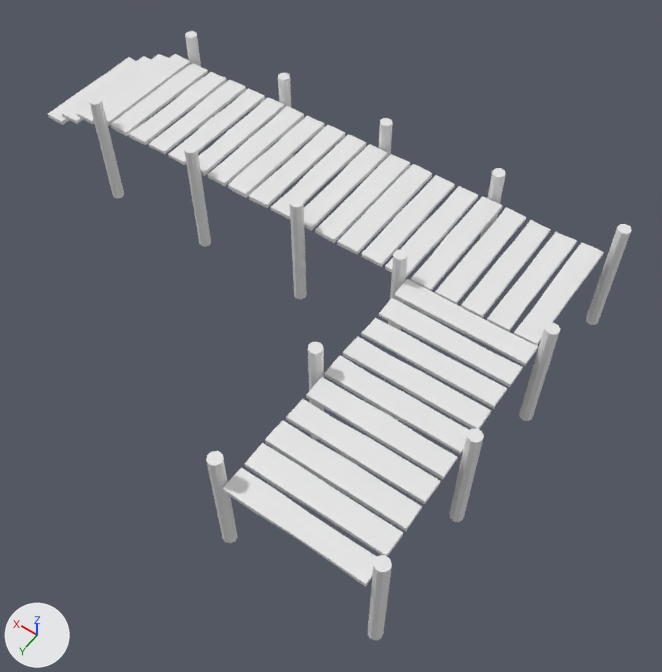
One commit to the FBX model KRON/Assets/Rendering/Models/Decorum/ponton.fbx: the scene before it, then after it.
The view is the same before and after, from a camera (50 mm lens) standing at (-2.24, 8.53, 10.57) and looking at (2.66, 1.68, -0.2). Lighting does not change. The marker at lower left points along +X, +Y and +Z.

Script lines for the objects in view, before the commit:
```python
me_escalier = bpy.data.meshes.new('Escalier')
me_escalier.from_pydata(...)  # 120 vertices, 114 faces; spans x 8.0..9.16, y -1.04..0.98, z 0.38..0.85
me_escalier.materials.append(mat_kron)  # white #e7e7e7
me_ponton1 = bpy.data.meshes.new('Ponton1')
me_ponton1.from_pydata(...)  # 800 vertices, 760 faces; spans x -0.17..7.91, y -1.02..1.02, z 0.95..1.05
me_ponton1.materials.append(mat_kron)  # white #e7e7e7
me_ponton2 = bpy.data.meshes.new('Ponton2')
me_ponton2.from_pydata(...)  # 400 vertices, 380 faces; spans x -0.21..1.82, y 1.03..5.03, z 0.94..1.05
me_ponton2.materials.append(mat_kron)  # white #e7e7e7
me_pontonpoto = bpy.data.meshes.new('PontonPoto')
me_pontonpoto.from_pydata(...)  # 252 vertices, 154 faces; spans x -0.41..7.72, y -1.22..5.05, z -0.51..1.49
me_pontonpoto.materials.append(mat_kron)  # white #e7e7e7
ob_ponton1 = bpy.data.objects.new('Ponton1', me_ponton1)
ob_ponton1.location = (0.0, 0.0, 0.0)
ob_ponton2 = bpy.data.objects.new('Ponton2', me_ponton2)
ob_ponton2.location = (0.0, 0.0, 0.0)
ob_pontonescalier = bpy.data.objects.new('PontonEscalier', me_escalier)
ob_pontonescalier.location = (0.0, 0.0, 0.0)
ob_pontonpoto = bpy.data.objects.new('PontonPoto', me_pontonpoto)
ob_pontonpoto.location = (0.0, 0.0, 0.0)
```
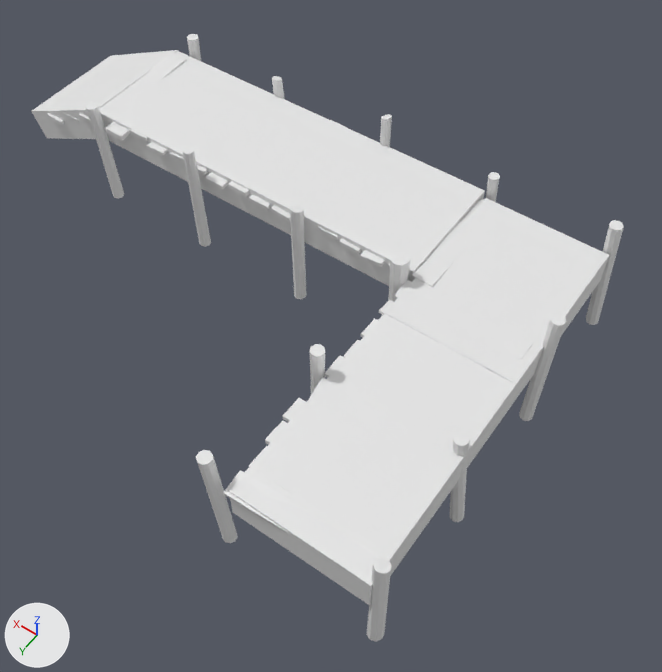
Edits to the bpy script that builds the scene:
```text
Change me_ponton2:
    remove me_ponton2.from_pydata(...)  # 400 vertices, 380 faces; spans x -0.21..1.82, y 1.03..5.03, z 0.94..1.05
    add me_ponton2.from_pydata(...)  # 400 vertices, 380 faces; spans x -0.24..1.86, y 1.03..5.06, z 0.93..1.06
    me_ponton2 part 9: the loose piece of 40 vertices spanning x -0.2..1.81, y 1.44..1.77, z 0.96..1.03 is multiplied about its middle by the matrix ((1.019, 0.0, 0.0), (0.0, 0.836, -0.154), (0.0, 0.181, 0.983))
    me_ponton2 part 10: the loose piece of 40 vertices spanning x -0.2..1.82, y 4.68..5.03, z 0.96..1.04 is multiplied about its middle by the matrix ((0.973, -0.031, -0.004), (0.031, 0.963, 0.138), (0.0, -0.138, 0.963))
    me_ponton2 part 11: 200 of 400 vertices moved; they spanned x -0.21..1.82, y 1.03..4.63, z 0.95..1.04 and now span x -0.24..1.86, y 1.03..4.63, z 0.93..1.05; mean shift (0.02, 0.0, 0.0); largest move (-0.2, 2.99, 0.97) -> (-0.01, 2.99, 0.97)
Change me_pontonpoto:
    remove me_pontonpoto.from_pydata(...)  # 252 vertices, 154 faces; spans x -0.41..7.72, y -1.22..5.05, z -0.51..1.49
    add me_pontonpoto.from_pydata(...)  # 252 vertices, 154 faces; spans x -0.43..7.84, y -1.3..5.1, z -0.51..1.61
    me_pontonpoto part 6: 72 of 252 vertices moved; they spanned x 1.56..5.75, y -1.22..5.05, z 1.49 and now span x 1.63..5.83, y -1.21..5.1, z 1.33..1.61; mean shift (0.04, 0.02, -0.04); largest move (1.59, -1.05, 1.49) -> (1.76, -1.05, 1.39)
    me_pontonpoto part 7: 45 of 252 vertices moved; they spanned x -0.41..-0.22, y -1.22..5.01, z -0.51..1.49 and now span x -0.43..-0.06, y -1.23..5.02, z -0.51..1.52; mean shift (0.06, -0.03, -0.05); largest move (-0.32, 3.07, 1.49) -> (-0.1, 3.05, 1.26)
    me_pontonpoto part 8: 18 of 252 vertices moved; they spanned x 7.46..7.72, y -1.22..1.19, z 1.49 and now span x 7.51..7.84, y -1.3..1.18, z 1.33..1.38; mean shift (0.09, -0.04, -0.13); largest move (7.62, 1.19, 1.49) -> (7.78, 1.18, 1.33)
Change me_ponton1:
    remove me_ponton1.from_pydata(...)  # 800 vertices, 760 faces; spans x -0.17..7.91, y -1.02..1.02, z 0.95..1.05
    add me_ponton1.from_pydata(...)  # 800 vertices, 760 faces; spans x -0.17..7.89, y -1.09..1.14, z 0.92..1.13
    me_ponton1 part 1: the loose piece of 40 vertices spanning x 3.07..3.43, y -1.01..1.01, z 0.95..1.05 is moved by (0.0, -0.07, 0.0)
    me_ponton1 part 2: the loose piece of 40 vertices spanning x 6.74..7.09, y -1.01..1.01, z 0.96..1.04 is scaled about its middle by 0.959, then moved by (0.0, 0.0, 0.04)
    me_ponton1 part 3: the loose piece of 40 vertices spanning x 7.14..7.5, y -1.01..1.02, z 0.96..1.04 is scaled about its middle by 1.05, then moved by (0.0, 0.07, 0.0)
    me_ponton1 part 4: the loose piece of 40 vertices spanning x 7.55..7.91, y -1.02..1.01, z 0.95..1.05 is turned -3.6 degrees about the x axis through its middle and scaled by 0.935, then moved by (0.0, 0.0, 0.03)
    me_ponton1 part 5: 447 of 800 vertices moved; they spanned x -0.17..6.68, y -1.02..1.01, z 0.95..1.05 and now span x -0.17..6.68, y -1.09..1.07, z 0.92..1.08; mean shift (0.0, 0.01, 0.0); largest move (3.71, 0.5, 0.97) -> (3.71, 0.37, 0.97)
Add me_colider_002:
    me_colider_002.from_pydata([(7.64, 0.93, 0.6), (7.87, 0.93, 1.1), (9.43, 0.96, -0.23), (9.66, 0.96, 0.26), (7.64, -1.07, 0.6), (7.87, -1.07, 1.09), (9.44, -1.04, -0.24), (9.67, -1.04, 0.26)], [], [(0, 1, 3, 2), (2, 3, 7, 6), (6, 7, 5, 4), (4, 5, 1, 0), (2, 6, 4, 0), (7, 3, 1, 5)])
Add me_colider_001:
    me_colider_001.from_pydata([(1.8, 0.91, 0.53), (1.8, 0.91, 1.08), (7.91, 0.94, 0.53), (7.91, 0.94, 1.08), (1.81, -1.09, 0.53), (1.81, -1.09, 1.08), (7.92, -1.06, 0.53), (7.92, -1.06, 1.08)], [], [(0, 1, 3, 2), (2, 3, 7, 6), (6, 7, 5, 4), (4, 5, 1, 0), (2, 6, 4, 0), (7, 3, 1, 5)])
Add ob_colider_002:
    ob_colider_002 = bpy.data.objects.new('Colider.002', me_colider_002)
    ob_colider_002.location = (0.0, 0.0, 0.0)
Add ob_colider:
    ob_colider = bpy.data.objects.new('Colider', me_colider)  # a box spanning x -0.26..1.74, y -1.0..5.02, z 0.49..1.04
    ob_colider.location = (0.0, 0.0, 0.0)
Add ob_colider_001:
    ob_colider_001 = bpy.data.objects.new('Colider.001', me_colider_001)
    ob_colider_001.location = (0.0, 0.0, 0.0)
```

What differs and where, as boxes (x1, y1, x2, y2) in the pictures (662 x 672 px; the box of a moved part takes in the faces that stretch with it):
'Colider', added: after (229, 198, 609, 605)
'Ponton1', reshaped: before (104, 54, 604, 345); after (102, 52, 483, 287)
'Ponton2', reshaped: before (223, 279, 538, 587); after (223, 280, 533, 559)
'Colider.001', added: after (99, 50, 485, 286)
'PontonPoto', reshaped: before (89, 31, 632, 640); after (86, 34, 624, 642)
'Colider.002', added: after (31, 50, 179, 139)
part 1 of me_ponton1, moved or reshaped: before (315, 154, 410, 243); after (318, 226, 338, 240)
part 2 of me_ponton1, moved or reshaped: before (129, 72, 227, 145); after (130, 129, 148, 141)
part 3 of me_ponton1, moved or reshaped: before (111, 63, 208, 136); after (105, 122, 131, 141)
part 4 of me_ponton1, moved or reshaped: before (104, 54, 190, 126); after (102, 52, 186, 124)
part 5 of me_ponton1, moved or reshaped: before (149, 80, 604, 345); after (147, 120, 483, 287)
part 6 of me_pontonpoto, moved or reshaped: before (184, 73, 506, 543); after (183, 76, 500, 543)
part 7 of me_pontonpoto, moved or reshaped: before (367, 224, 632, 640); after (366, 220, 624, 642)
part 8 of me_pontonpoto, moved or reshaped: before (89, 31, 205, 199); after (86, 34, 201, 199)
part 9 of me_ponton2, moved or reshaped: before (379, 298, 523, 387); after (379, 299, 515, 383)
part 10 of me_ponton2, moved or reshaped: before (223, 468, 377, 587); after (223, 470, 382, 559)
part 11 of me_ponton2, moved or reshaped: before (245, 279, 538, 556); after (249, 280, 533, 497)
'PontonEscalier', unchanged, covered by the edit: before (48, 54, 168, 125); after (47, 113, 91, 125)
